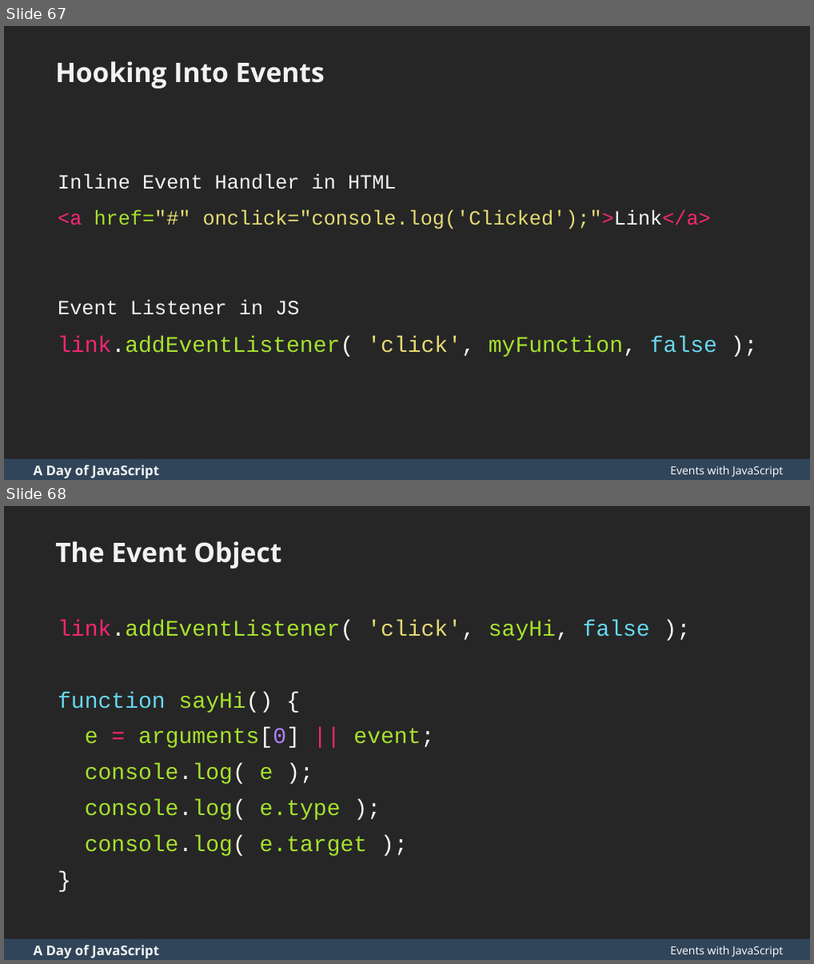
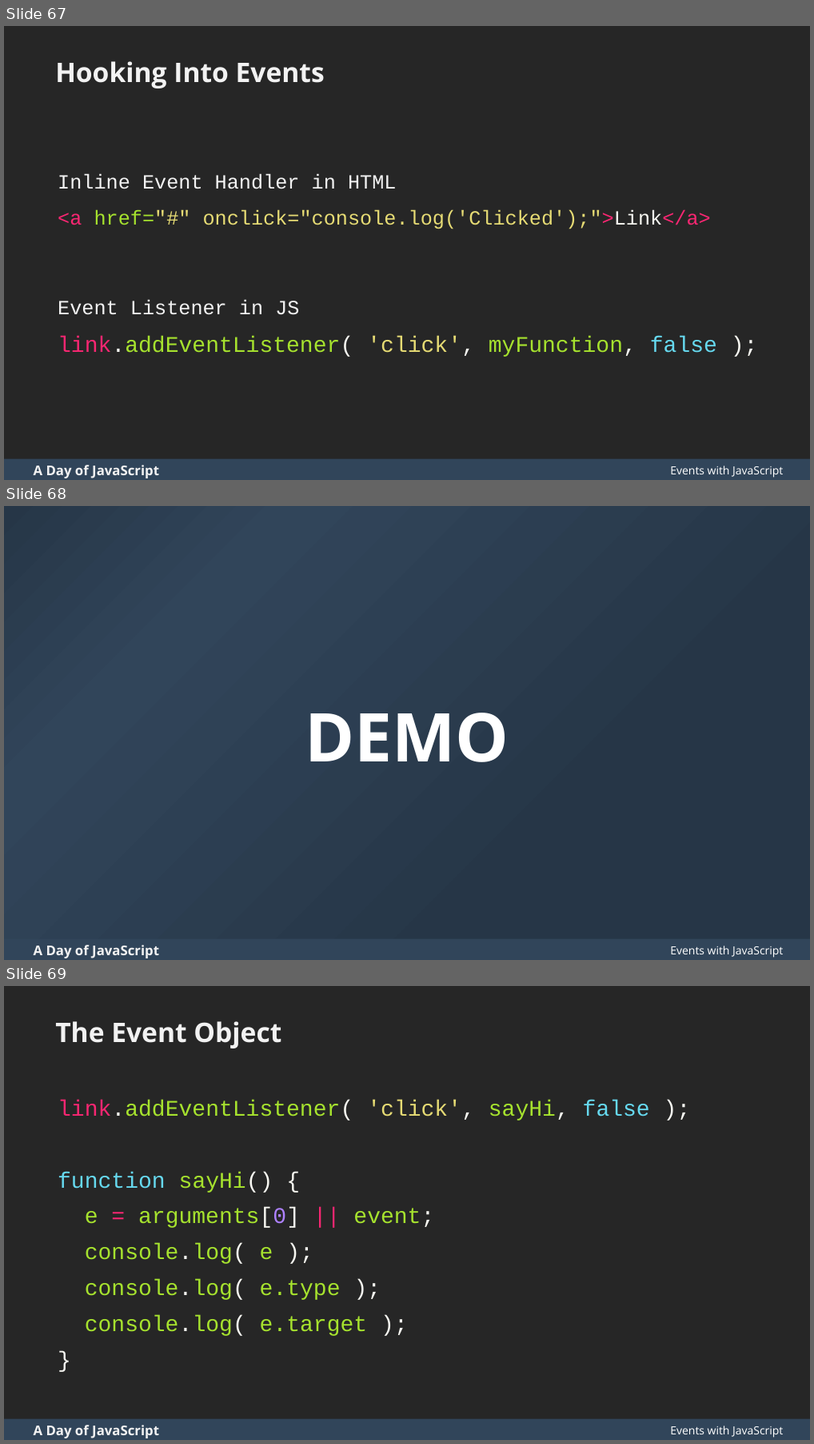
Before and after one commit to zgordon/a-day-of-javascript, a slide deck: A Day of JavaScript Slides.pptx. Shown one above the other, each under a label of ours: slides 67 and 68 before the commit, slides 67, 68 and 69 after it. The pictures are 814x964 and 814x1444 pixels, drawn with LibreOffice and Linux fonts; fonts in the diff are those of the drawing. Boxes give left, top, right and bottom in pixels: in the first picture for what was removed or moved away, otherwise in the second. Text is boxed around its words. In the diff, an @@ line names an element or a change of style, - is before the commit and + after.

Commit message:
Finishing demo files

```diff
--- a/A Day of JavaScript Slides.pptx
+++ b/A Day of JavaScript Slides.pptx
@@ slide 68 added at (4, 506, 810, 960), background gradient #263647 to #31455A; not listed: 2 template elements that a slide beside it also shows @@
@@ title added at (305, 712, 509, 762), 60 pt, text #FFFFFF, bold @@
+DEMO
@@ text added at (670, 945, 783, 957), 10 pt, text #FFFFFF @@
+Events with JavaScript
@@ what was slide 68 is now slide 69 @@
```
Also in this commit, not shown: 1 other slide added, 14 other files.
